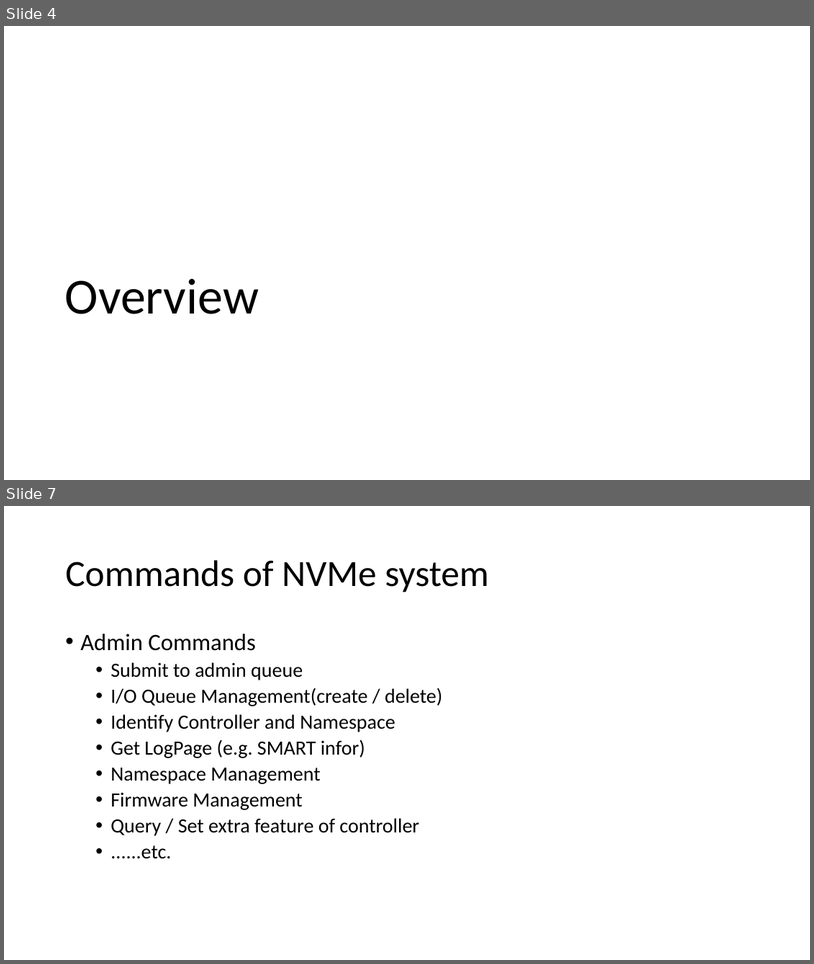
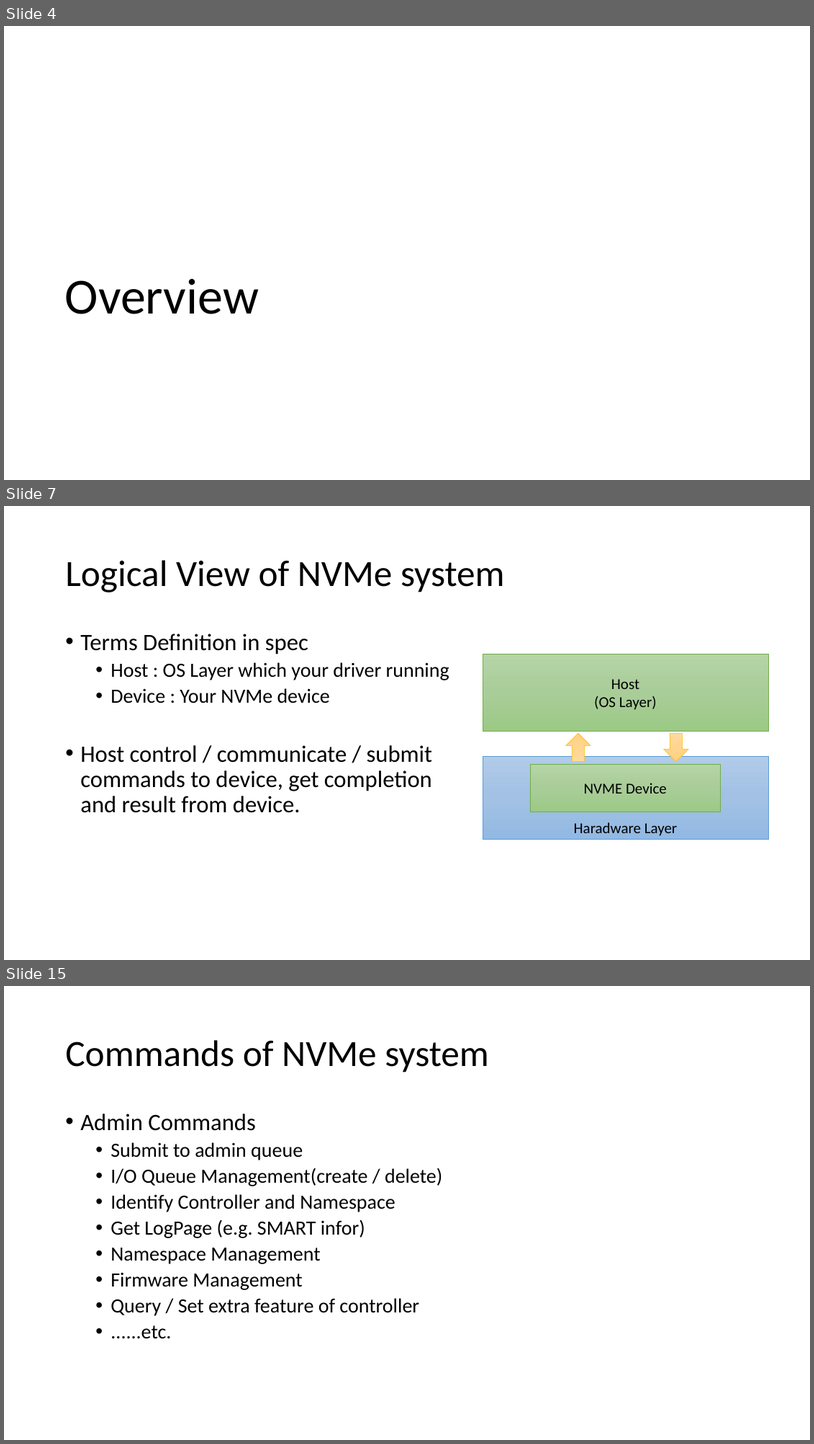
Before and after one commit to smokingpc/glendronach, a slide deck: doc/SPCNVMe_Introduction_and_Design.pptx. Shown one above the other, each under a label of ours: slides 4 and 7 before the commit, slides 4, 7 and 15 after it; the slides between them are not shown. The pictures are 814x964 and 814x1444 pixels, drawn with LibreOffice and Linux fonts; fonts in the diff are those of the drawing. Boxes give left, top, right and bottom in pixels: in the first picture for what was removed or moved away, otherwise in the second. Text is boxed around its words. In the diff, an @@ line names an element or a change of style, - is before the commit and + after.

```diff
--- a/doc/SPCNVMe_Introduction_and_Design.pptx
+++ b/doc/SPCNVMe_Introduction_and_Design.pptx
@@ slide 7 added at bbox=[4, 506, 810, 960], background #FFFFFF @@
@@ title added at bbox=[65, 560, 505, 592], 44 pt, text #000000 @@
+Logical View of NVMe system
@@ text added at bbox=[80, 633, 450, 813], 28 pt, text #000000 @@
+• Terms Definition in spec
+  • Host : OS Layer which your driver running
+  • Device : Your NVMe device
+• Host control / communicate / submit commands to device, get completion and result from device.
@@ group added at bbox=[483, 654, 769, 839]: 3 rectangles, 2 down arrows @@
+Haradware Layer
+NVME Device
+Host
+(OS Layer)
@@ what was slide 7 is now slide 15 @@
```
Also in this commit, not shown: 4 slides changed, 17 other slides added, 1 slide removed, 1 other file.
